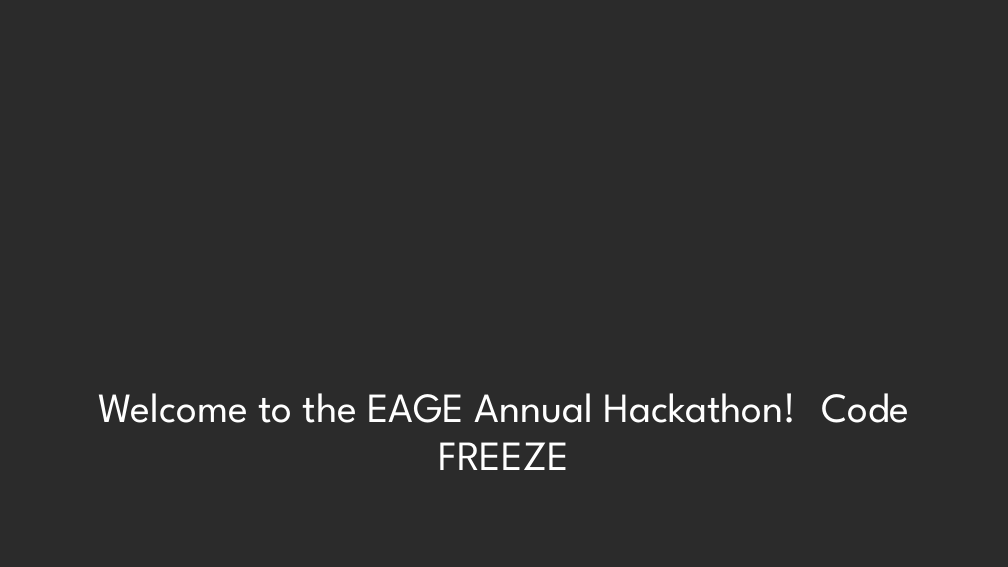
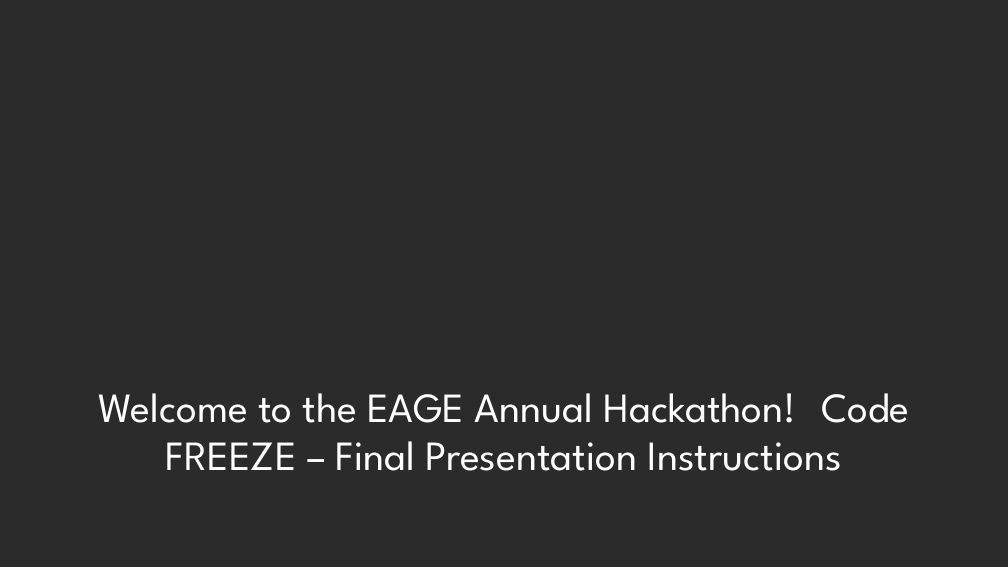
Before and after one commit to EAGE-Annual-Hackathon/EAGE-Annual-Hackathon-2022-Plenum-Sessions, a slide deck: slide 1 of code_freeze_session.pptx. Drawn at 1008x567 pixels with LibreOffice and Linux fonts; fonts in the diff are those of the drawing; background and template pictures are left out; a plain dark background stands for a picture behind light text. Boxes give left, top, right and bottom in pixels: in the first picture for what was removed or moved away, otherwise in the second. Text is boxed around its words. In the diff, an @@ line names an element or a change of style, - is before the commit and + after.

```diff
--- a/code_freeze_session.pptx
+++ b/code_freeze_session.pptx
@@ title at <box>98,393,909,471</box>: text changed @@
-Welcome to the EAGE Annual Hackathon! Code FREEZE
+Welcome to the EAGE Annual Hackathon! Code FREEZE – Final Presentation Instructions
```
Also in this commit, not shown: 2 other slides changed.
